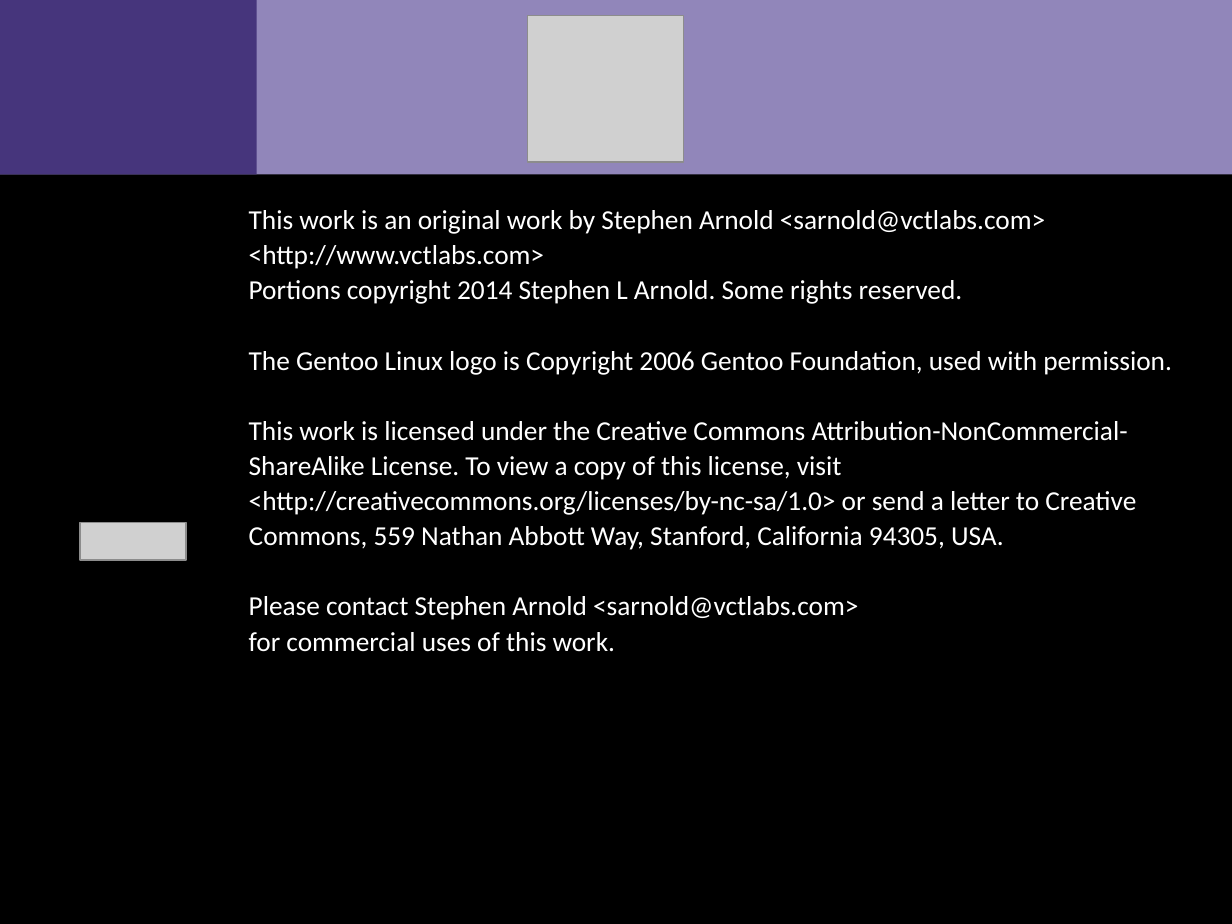
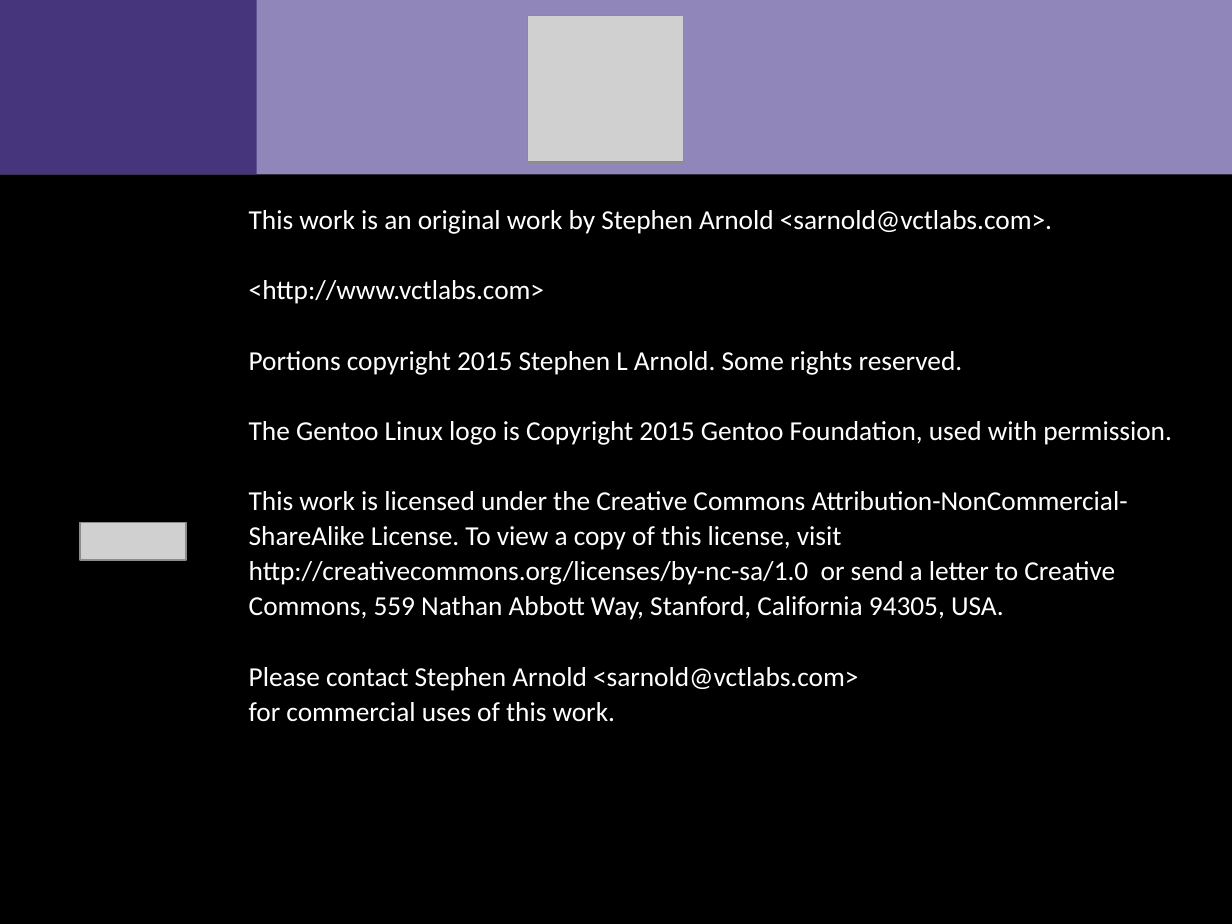
Before and after one commit to VCTLabs/scale13x-presentations, a slide deck: slide 13 of yocto_scale_handout.odp. Drawn at 1232x924 pixels with LibreOffice and Linux fonts; fonts in the diff are those of the drawing; grey boxes stand for pictures; background and template pictures are left out. Boxes give left, top, right and bottom in pixels: in the first picture for what was removed or moved away, otherwise in the second. Text is boxed around its words. In the diff, an @@ line names an element or a change of style, - is before the commit and + after.

Commit message:
update license slide on handout

```diff
--- a/yocto_scale_handout.odp
+++ b/yocto_scale_handout.odp
@@ text at [249, 210, 1052, 234]: text changed @@
-This work is an original work by Stephen Arnold <sarnold@vctlabs.com>
+This work is an original work by Stephen Arnold <sarnold@vctlabs.com>.
@@ text at [249, 351, 1172, 620]: text changed @@
-Portions copyright 2014 Stephen L Arnold. Some rights reserved.
-The Gentoo Linux logo is Copyright 2006 Gentoo Foundation, used with permission.
-This work is licensed under the Creative Commons Attribution-NonCommercial-ShareAlike License. To view a copy of this license, visit <http://creativecommons.org/licenses/by-nc-sa/1.0> or send a letter to Creative Commons, 559 Nathan Abbott Way, Stanford, California 94305, USA.
+Portions copyright 2015 Stephen L Arnold. Some rights reserved.
+The Gentoo Linux logo is Copyright 2015 Gentoo Foundation, used with permission.
+This work is licensed under the Creative Commons Attribution-NonCommercial-ShareAlike License. To view a copy of this license, visit http://creativecommons.org/licenses/by-nc-sa/1.0 or send a letter to Creative Commons, 559 Nathan Abbott Way, Stanford, California 94305, USA.
```
